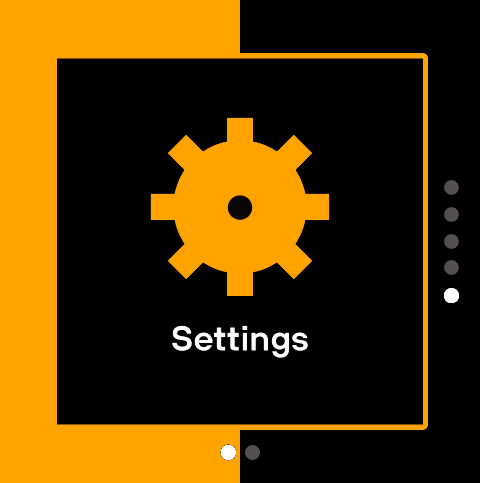
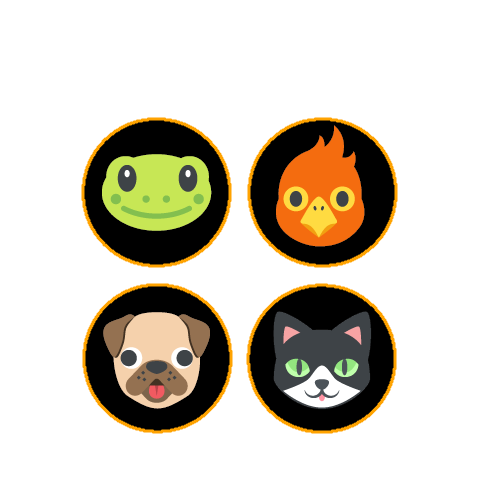
Comparing the layer stacks of the two w=480, h=483 images. Changes:
added layer "ui_app_design_chirpy_v4-08" above "Chirpy_UI_app_06_v1" over [81, 117, 398, 434]
hid "Settings" over [0, 0, 480, 483]
